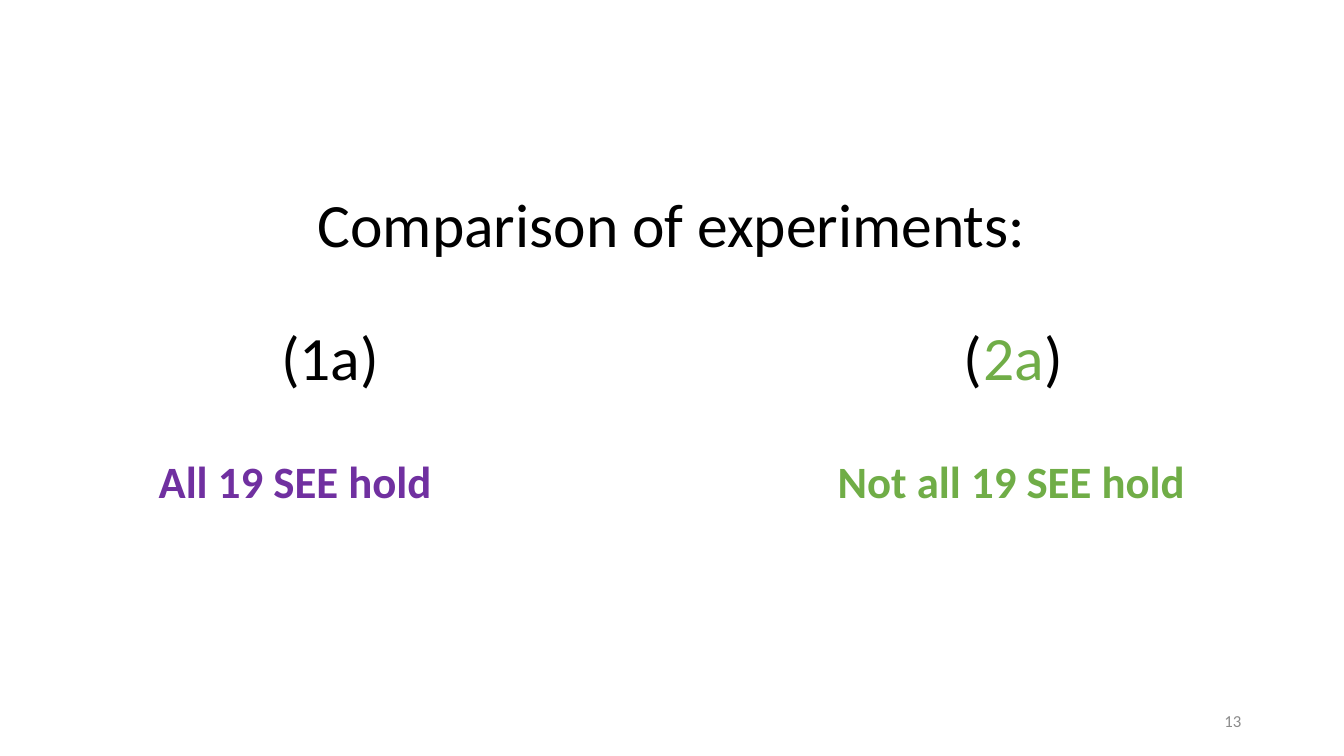
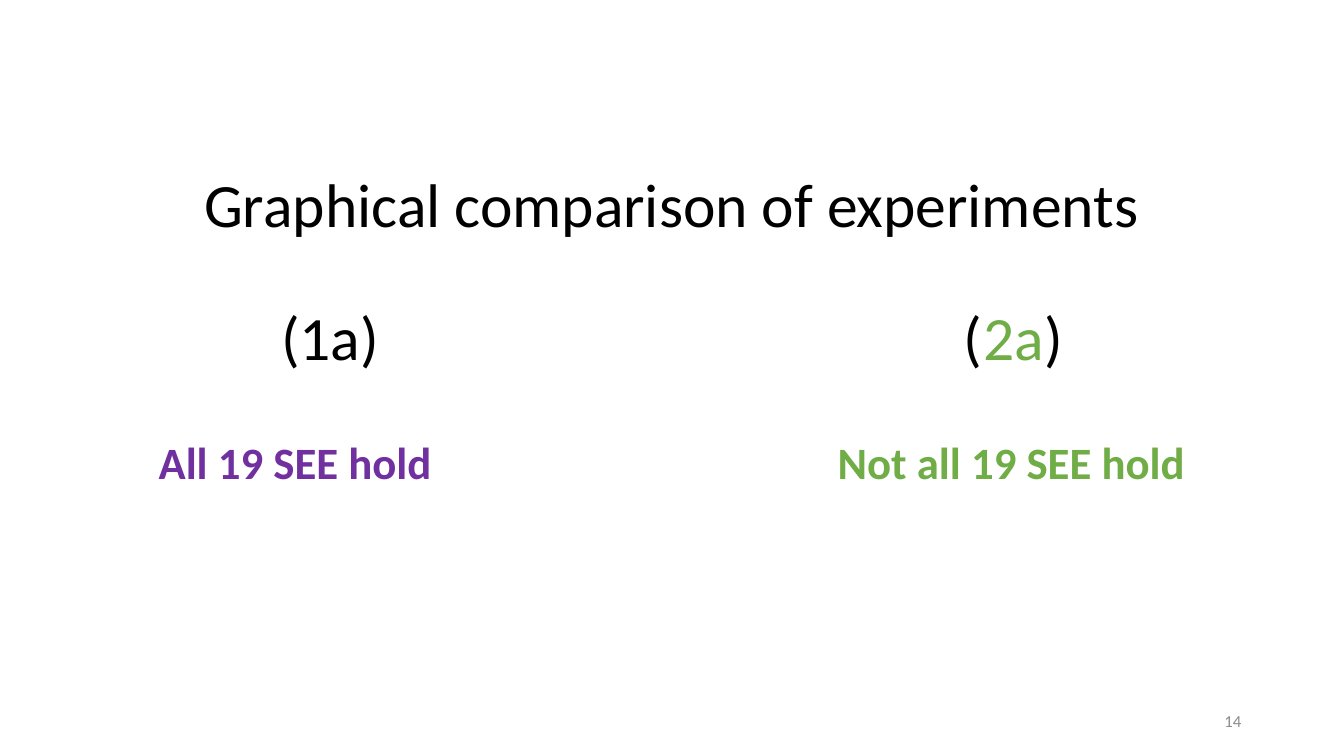
Before and after one commit to patrickocal/gladstone, a slide deck: slide 14 of powerpoint/glad-slides.pptx (slide 13 before the commit). Drawn at 1344x756 pixels with LibreOffice and Linux fonts; fonts in the diff are those of the drawing. Boxes give left, top, right and bottom in pixels: in the first picture for what was removed or moved away, otherwise in the second. Text is boxed around its words. In the diff, an @@ line names an element or a change of style, - is before the commit and + after.

```diff
--- a/powerpoint/glad-slides.pptx
+++ b/powerpoint/glad-slides.pptx
@@ title at (159,184,1185,480): text changed @@
-Comparison of experiments:
-(1a) (2a)
-All 19 SEE hold Not all 19 SEE hold
+Graphical comparison of experiments
+(1a) (2a)
+All 19 SEE hold Not all 19 SEE hold
@@ page number at (1224,716,1241,727): text changed @@
-13
+14
```
Also in this commit, not shown: 4 other slides changed, 1 slide added, 1 other file.
